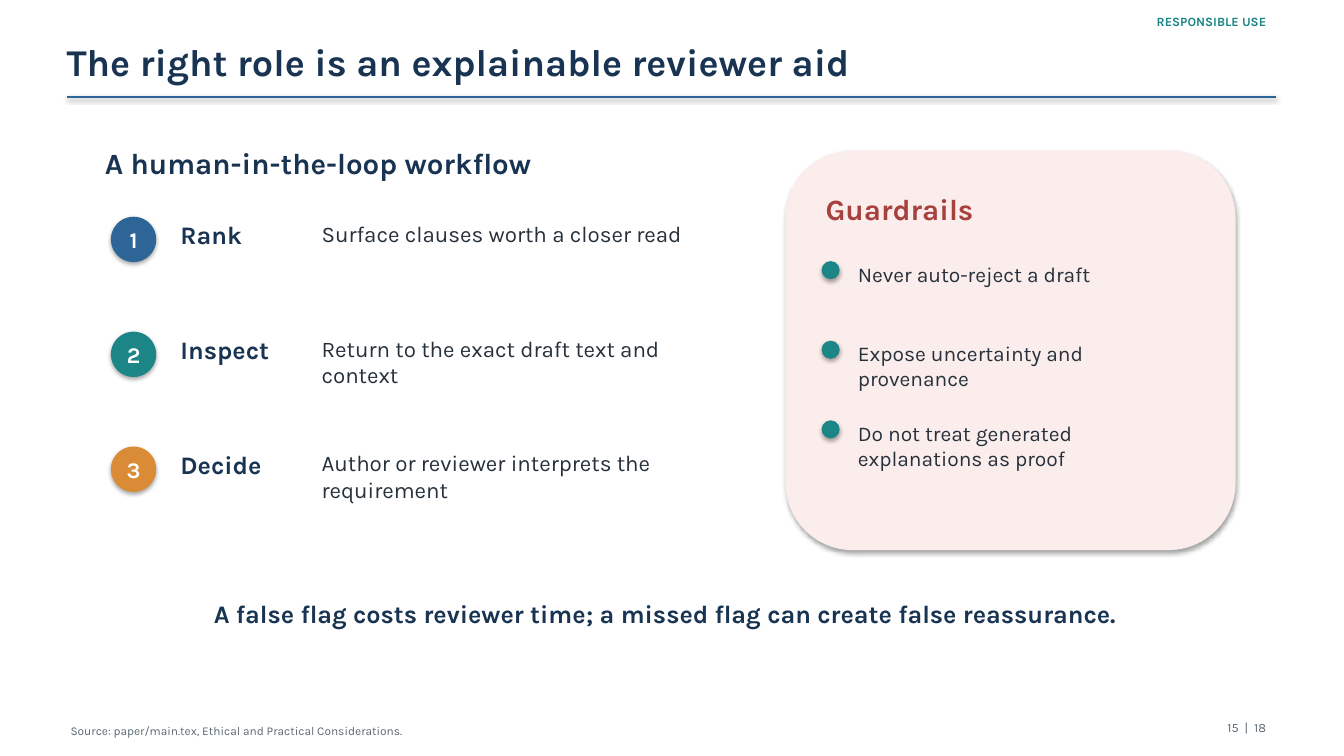
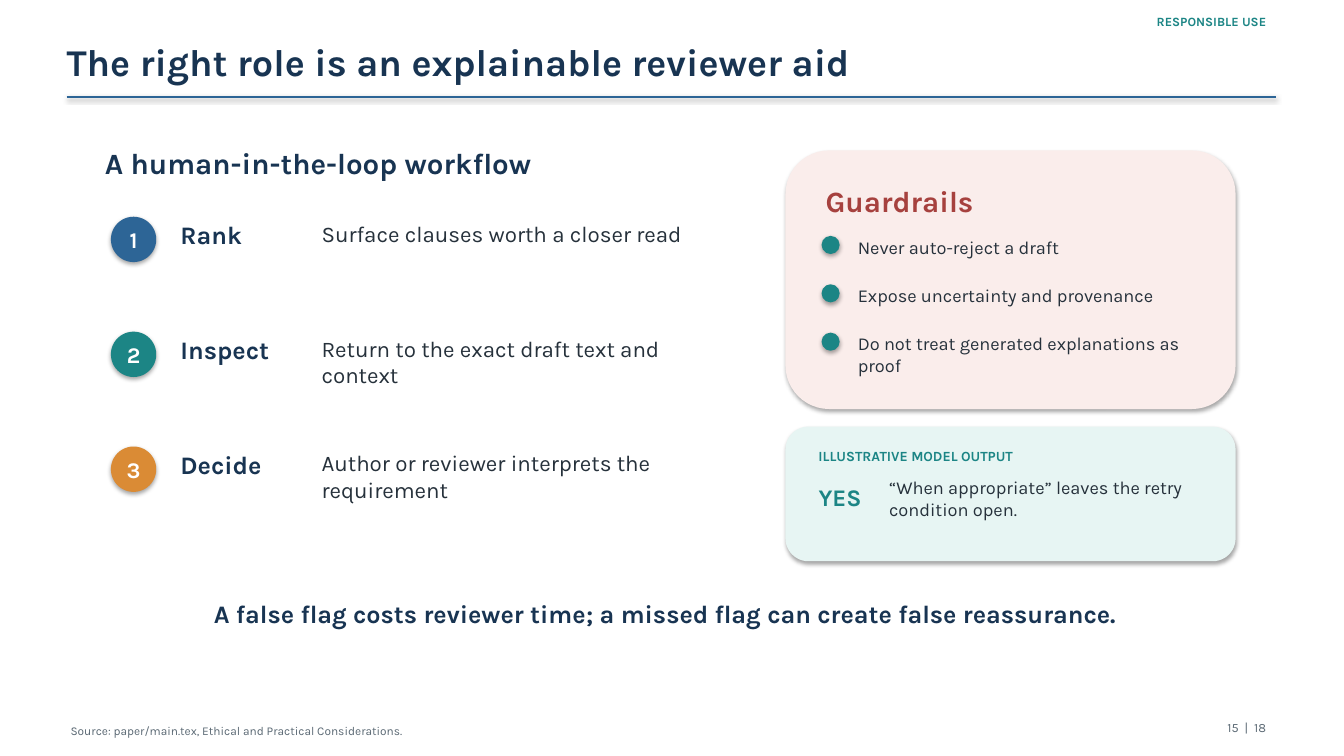
Before and after one commit to osama-elkhuriby/ietf-ambiguity-detection, a slide deck: slide 15 of paper/presentation/ietf_ambiguity_detection_presentation.pptx. Drawn at 1344x756 pixels with LibreOffice and Linux fonts; fonts in the diff are those of the drawing. Boxes give left, top, right and bottom in pixels: in the first picture for what was removed or moved away, otherwise in the second. Text is boxed around its words. In the diff, an @@ line names an element or a change of style, - is before the commit and + after.

Commit message:
Add Qwen justification generation for positive predictions and update presentation materials

```diff
--- a/paper/presentation/ietf_ambiguity_detection_presentation.pptx
+++ b/paper/presentation/ietf_ambiguity_detection_presentation.pptx
@@ rounded rectangle: place and size @@
-rounded rectangle at box(786, 151, 1235, 549)
+rounded rectangle at box(786, 151, 1235, 408)
@@ text "Guardrails": place and size @@
-text "Guardrails" at box(826, 199, 974, 221)
+text "Guardrails" at box(826, 191, 974, 213)
@@ ellipse: place and size @@
-ellipse at box(822, 261, 840, 279)
+ellipse at box(822, 236, 840, 254)
@@ text "Never auto-reject a draft": place and size @@
-text "Never auto-reject a draft" at box(858, 267, 1091, 287)
+text "Never auto-reject a draft" at box(858, 241, 1059, 259)
@@ ellipse: place and size @@
-ellipse at box(822, 341, 840, 359)
+ellipse at box(822, 284, 840, 302)
@@ text "Expose uncertainty and provenance": place and size @@
-text "Expose uncertainty and provenance" at box(858, 346, 1083, 391)
+text "Expose uncertainty and provenance" at box(858, 289, 1153, 307)
@@ size 15 to 13 pt in 3 elements at box(858, 241, 1059, 259), box(858, 289, 1153, 307), box(858, 337, 1180, 377) @@
@@ text "Do not treat generated explanations ...": place and size @@
-text "Do not treat generated explanations ..." at box(858, 426, 1072, 471)
+text "Do not treat generated explanations ..." at box(858, 337, 1180, 377)
@@ ellipse: place and size @@
-ellipse at box(822, 420, 840, 439)
+ellipse at box(822, 333, 840, 351)
@@ rounded rectangle added at box(786, 427, 1235, 561), fill #E7F5F3, outline #E7F5F3 1.1 pt @@
@@ text added at box(818, 451, 1013, 461), 10 pt, text #1C8585, bold @@
+ILLUSTRATIVE MODEL OUTPUT
@@ text added at box(819, 490, 862, 507), 17 pt, text #1C8585, bold @@
+YES
@@ text added at box(889, 481, 1182, 521), 13 pt, text #26313B @@
+“When appropriate” leaves the retry condition open.
```
Also in this commit, not shown: 5 other files.
